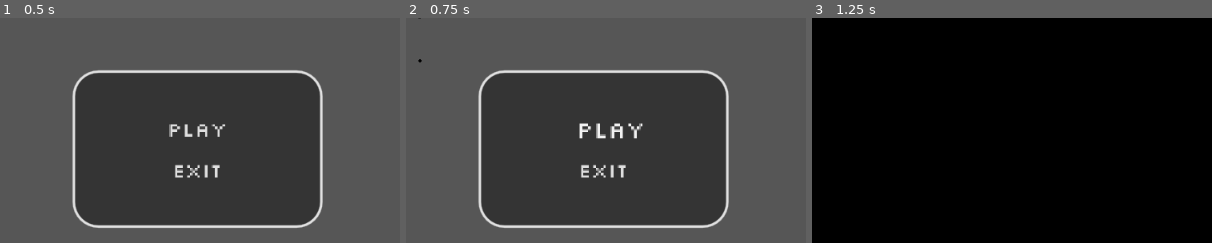
Above: before the commit, frames 1-3 (left to right).
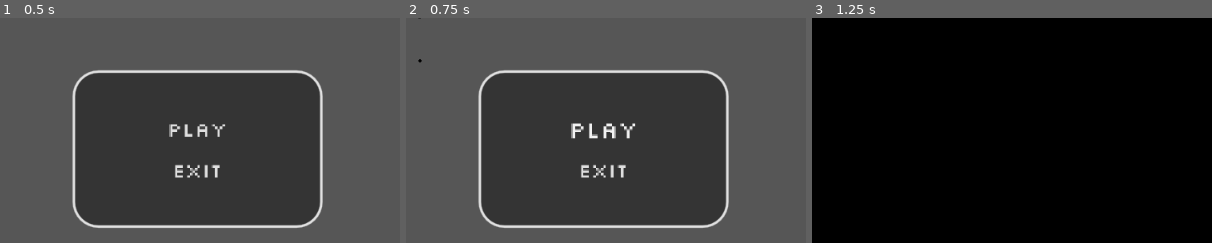
Above: after the commit, the same moments.

Repository: Juawo/hammer-game
Game: Godot game, scene res://scenes/Ui/main_menu.tscn
Same seed, same stepped clock (60 frames per second), same inputs: the game is played once before the commit and once after it. The engine's default icon, where the game draws it, is replaced by a stand-in: a white triangle on a blue panel in a dark square.
Inputs:
- Up to frame 1 (0.5 s): no input
- Up to frame 2 (0.75 s): click "PLAY" at 0.5 s
- Up to frame 3 (1.25 s): no input
The pictures show only the part of the screen within x 25-75%, y 38-88%; the shares and areas given below are measured in that part.

Frame 1 is identical in both runs. In frame 2, 0.8% of the frame differs, in the area x 41-60%, y 46-54%; in frame 3, nothing differs.

Commit message:
Refactor button pivot offset calculation and adjust tween rotation timing

Diff:
--- a/scenes/Ui/button_option_base.tscn
+++ b/scenes/Ui/button_option_base.tscn
@@ -6,7 +6,6 @@
 [node name="ButtonOptionBase" type="Button" unique_id=1457734160]
 offset_right = 8.0
 offset_bottom = 8.0
-pivot_offset = Vector2(4, 4)
 theme_override_fonts/font = ExtResource("1_8r7p6")
 flat = true
 script = ExtResource("1_w8cvv")
--- a/scripts/Ui/button_option_base.gd
+++ b/scripts/Ui/button_option_base.gd
@@ -3,15 +3,13 @@
 var tween: Tween
 
 func _ready() -> void:
-	# Opcional: calcular o pivot dinamicamente caso o botão mude de tamanho
-	pivot_offset = size / 2.0
-
 	mouse_entered.connect(_on_hover)
 	mouse_exited.connect(_on_exit)
 	focus_entered.connect(_on_hover) # Para navegação por teclado
 	focus_exited.connect(_on_exit)
 
 func _on_hover() -> void:
+	pivot_offset = size / 2.0
 	if tween: tween.kill()
 	tween = create_tween().set_parallel(true).set_trans(Tween.TRANS_BACK).set_ease(Tween.EASE_OUT)
 
@@ -21,7 +19,7 @@
 	# Rotação aleatória e imediata correção (dá uma "tremida" suculenta)
 	var random_angle = deg_to_rad(randf_range(-4.0, 4.0))
 	tween.tween_property(self, "rotation", random_angle, 0.1)
-	tween.chain().tween_property(self, "rotation", 0.0, 0.05) # O chain() faz executar DEPOIS do paralelo
+	tween.chain().tween_property(self, "rotation", 0.0, 0.1) # O chain() faz executar DEPOIS do paralelo
 
 func _on_exit() -> void:
 	if tween: tween.kill()
